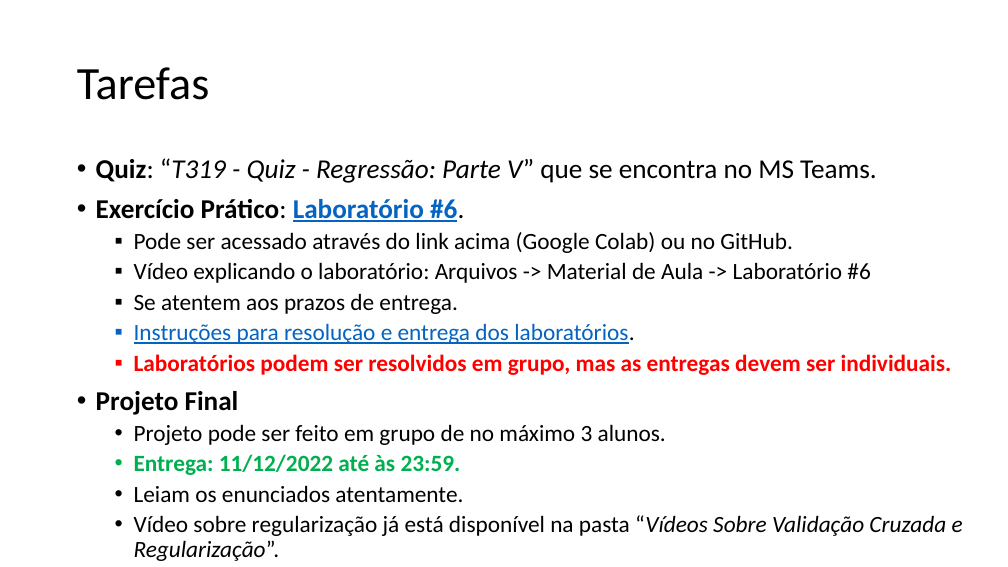
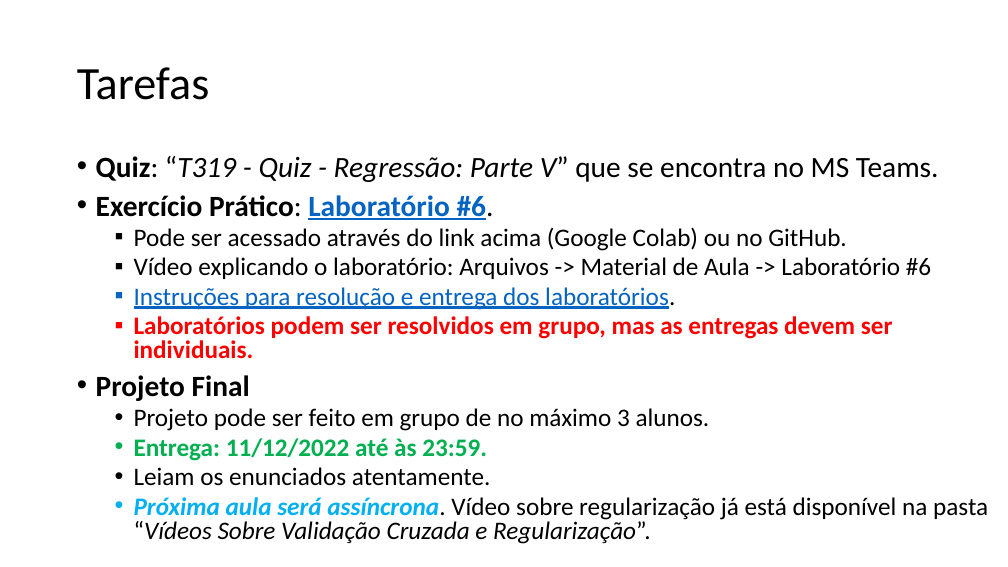
Before and after one commit to zz4fap/t319_aprendizado_de_maquina, a slide deck: slide 13 of slides/T319_Regressão_Linear (Parte V).pptx. Drawn at 1008x567 pixels with LibreOffice and Linux fonts; fonts in the diff are those of the drawing. Boxes give left, top, right and bottom in pixels: in the first picture for what was removed or moved away, otherwise in the second. Text is boxed around its words. In the diff, an @@ line names an element or a change of style, - is before the commit and + after.

```diff
--- a/slides/T319_Regressão_Linear (Parte V).pptx
+++ b/slides/T319_Regressão_Linear (Parte V).pptx
@@ text at (96,156,939,486): size 25.9 to 28 pt in "Quiz: “T319 - Quiz - Regressão: Parte ...", "Exercício Prático: Laboratório #6.", "Projeto Final"; size 22.2 to 24 pt in "Pode ser acessado através do link acima ...", "Vídeo explicando o laboratório: Arquivos -> Material ...", "Instruções para resolução e entrega dos laboratórios.", "Laboratórios podem ser resolvidos em grupo, mas ..." and 3 more places; line spacing 0.9 to 0.8 @@
@@ text at (134,293,457,314): paragraph removed @@
-  ▪ Se atentem aos prazos de entrega.
@@ text at (134,497,988,544): text changed; size 22.2 to 24 pt; italic on @@
-  • Vídeo sobre regularização já está disponível na pasta “Vídeos Sobre Validação Cruzada e Regularização”.
+  • Próxima aula será assíncrona. Vídeo sobre regularização já está disponível na pasta “Vídeos Sobre Validação Cruzada e Regularização”.
```
Also in this commit, not shown: 7 other slides changed, 2 other files.
